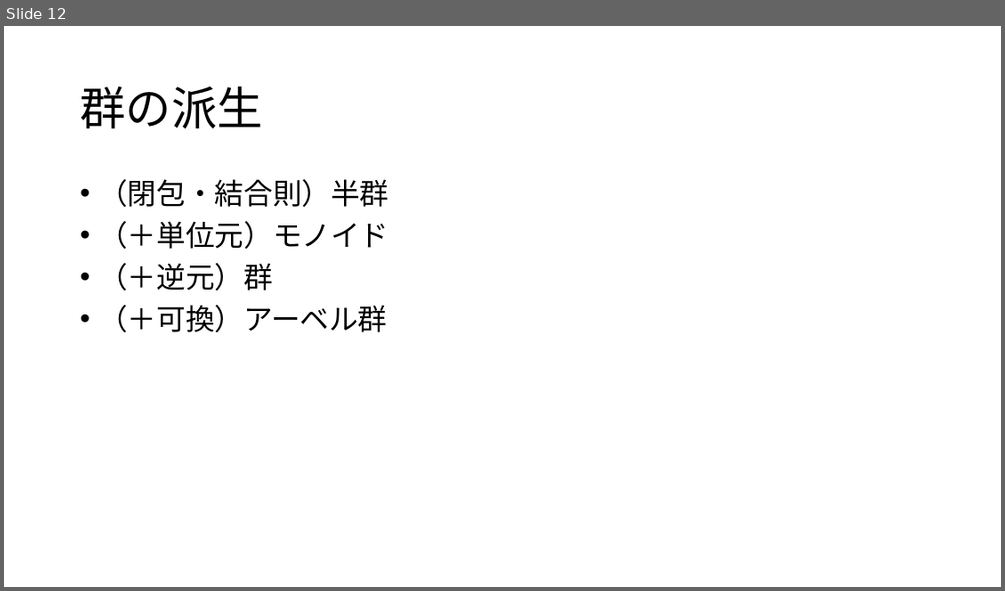
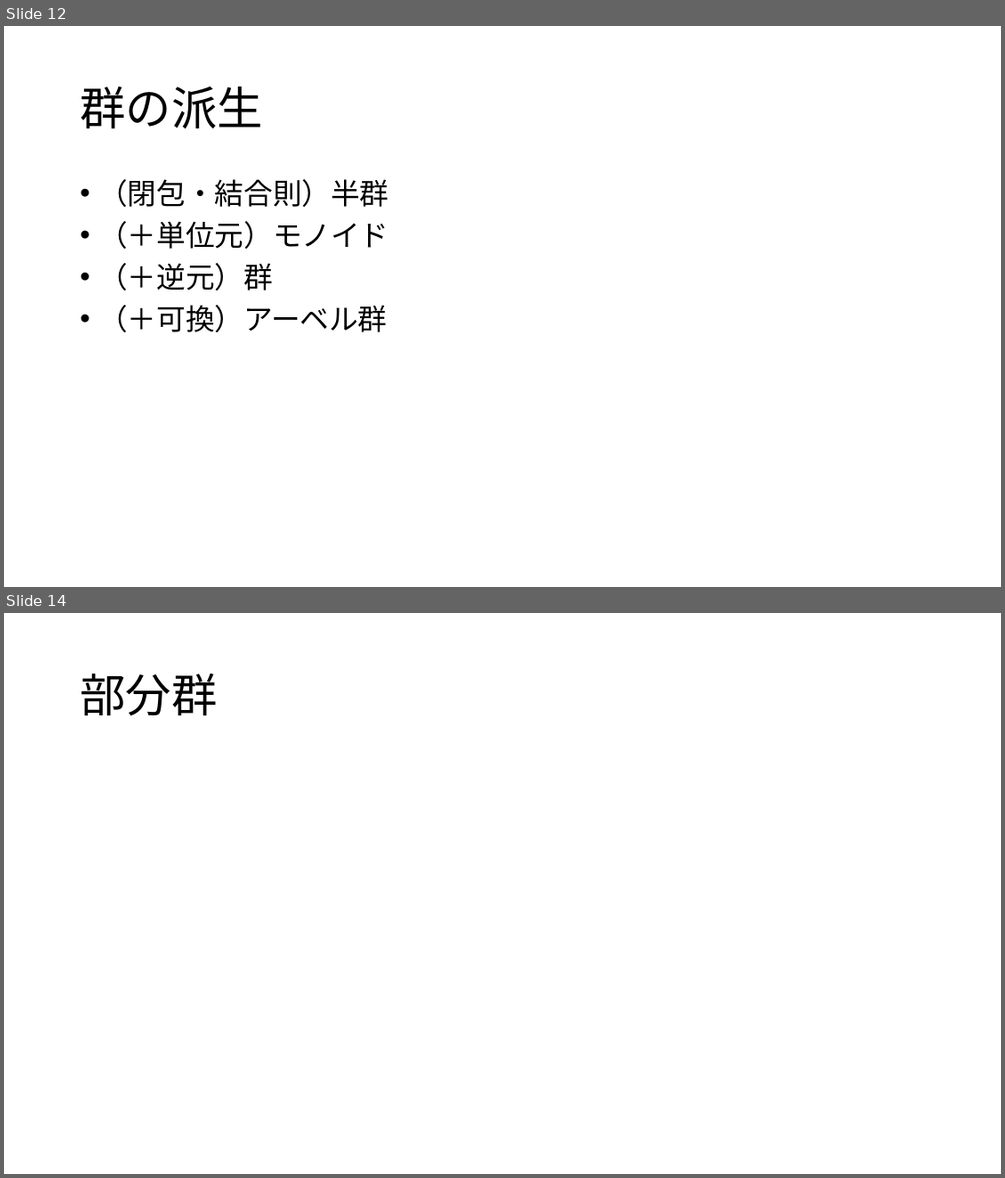
Before and after one commit to math-er/hyperbolic-space, a slide deck: 群の気持ち.pptx. Shown one above the other, each under a label of ours: slide 12 before the commit, slides 12 and 14 after it; the slides between them are not shown. The pictures are 1005x591 and 1005x1178 pixels, drawn with LibreOffice and Linux fonts; fonts in the diff are those of the drawing; grey boxes stand for pictures. Boxes give left, top, right and bottom in pixels: in the first picture for what was removed or moved away, otherwise in the second. Text is boxed around its words. In the diff, an @@ line names an element or a change of style, - is before the commit and + after.

```diff
--- a/群の気持ち.pptx
+++ b/群の気持ち.pptx
@@ slide 14 added at [4,613,1001,1174], background #FFFFFF @@
@@ title added at [80,674,217,716], 44 pt, text #000000 @@
+部分群
```
Also in this commit, not shown: 4 other slides added.
